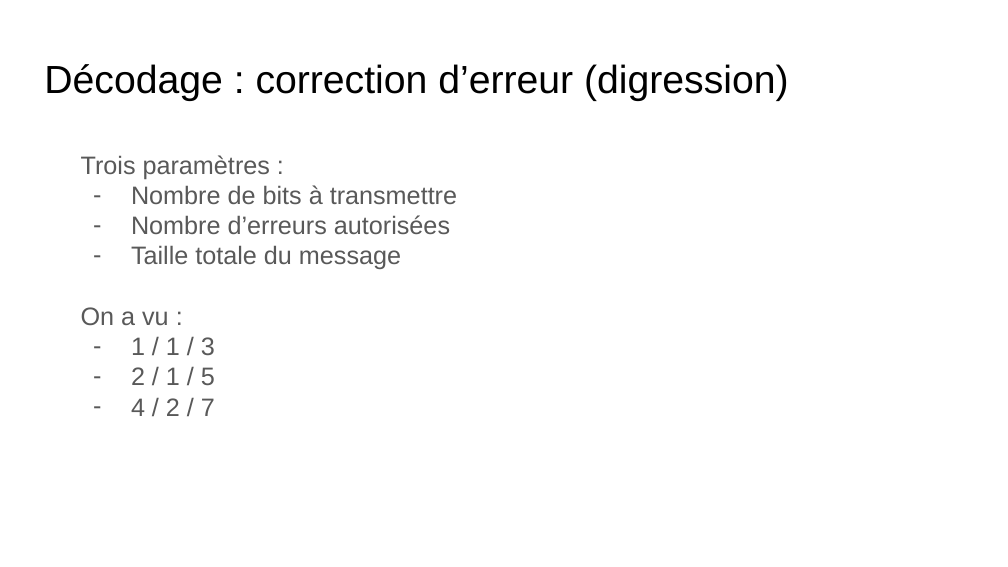
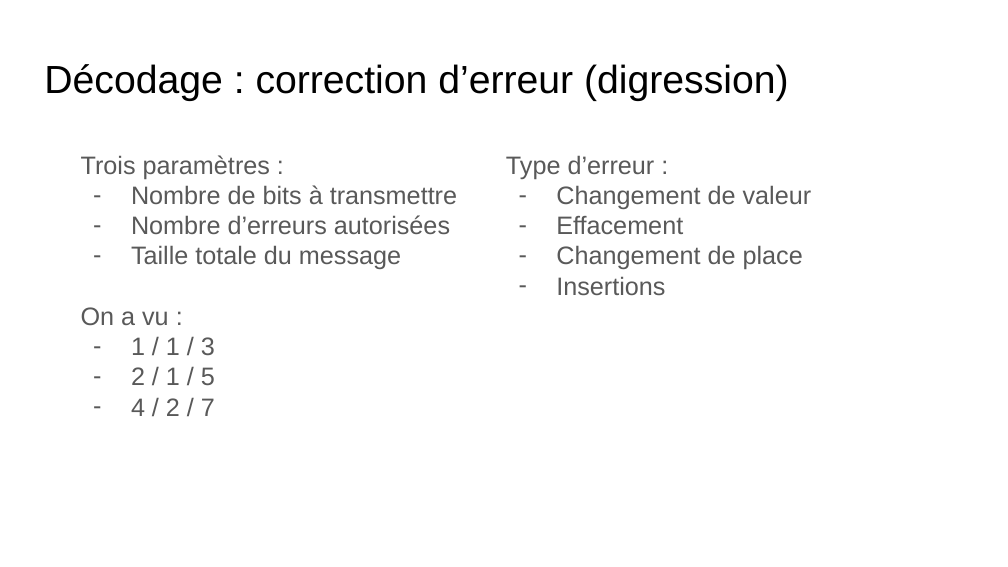
Before and after one commit to benoitmasson/qrcode-demo, a slide deck: slide 50 of slides/QR Codes.odp (slide 57 before the commit). Drawn at 1008x567 pixels with LibreOffice and Linux fonts; fonts in the diff are those of the drawing. Boxes give left, top, right and bottom in pixels: in the first picture for what was removed or moved away, otherwise in the second. Text is boxed around its words. In the diff, an @@ line names an element or a change of style, - is before the commit and + after.

```diff
--- a/slides/QR Codes.odp
+++ b/slides/QR Codes.odp
@@ text added at [506,155,812,295], 18 pt, text #595959 @@
+Type d’erreur :
+– Changement de valeur
+– Effacement
+– Changement de place
+– Insertions
```
Also in this commit, not shown: 2 other slides changed, 4 slides added, 7 slides removed.
